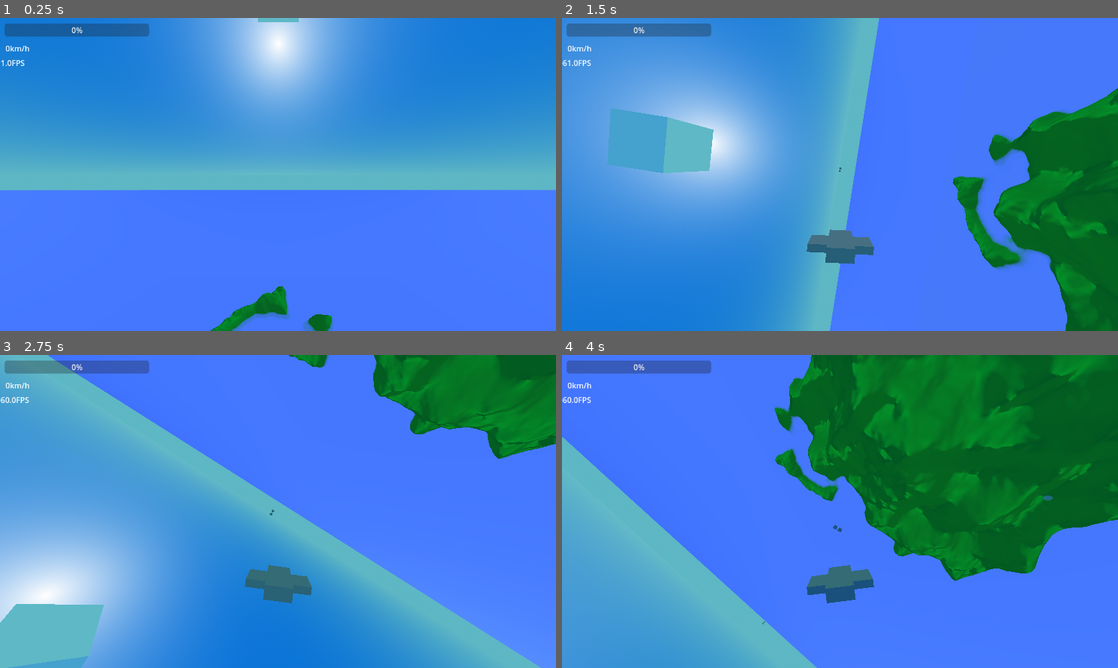
Above: before the commit, frames 1-4 (two rows, left to right).
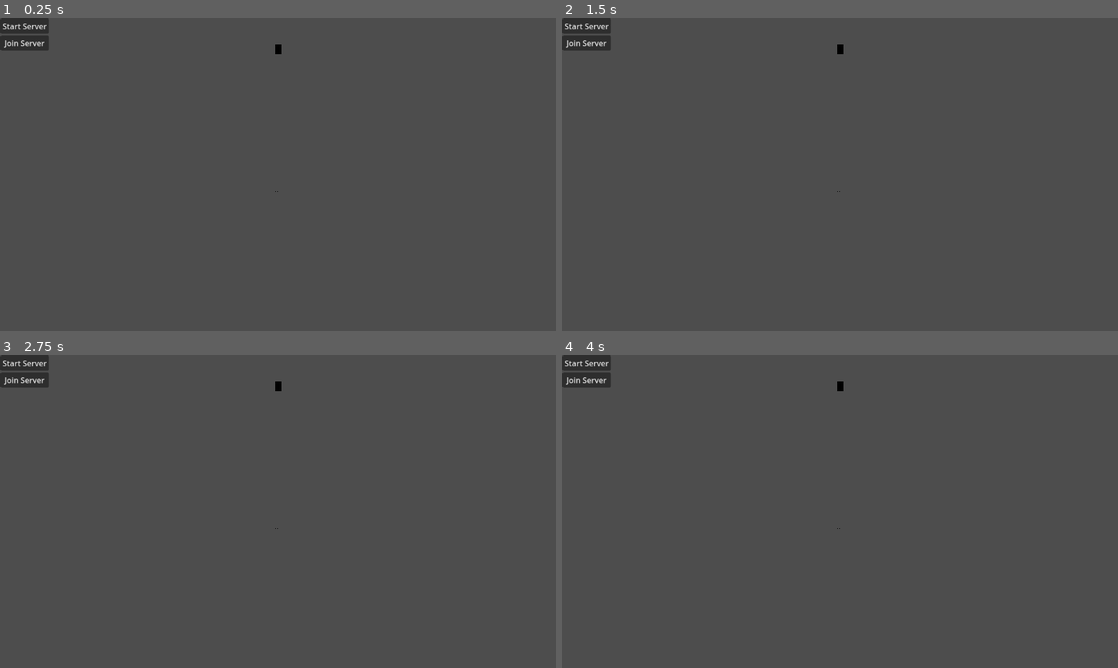
Above: after the commit, the same moments.

Repository: DnumdeYevoc/Plane-Game
Game: Godot game, scene res://Scenes/game.tscn
Two runs of this game, one before a commit and one after it. Both use one fixed random seed, a clock stepped at 60 frames per second and the inputs below.
Inputs (mouse positions are in pixels of both pictures, inside the frame that each line leads up to):
- Up to frame 1 (0.25 s): no input
- Up to frame 2 (1.5 s): move the mouse to (962, 158) at 0.52 s; hold E (roll_right) 0.53-1.28 s; click (962, 158) at 0.6 s; move the mouse to (728, 190) at 1.27 s; hold W (pitch_down) from 1.28 s (still down); tap Space (turbo) at 1.35 s
- Up to frame 3 (2.75 s): move the mouse to (333, 442) at 2.02 s; release W (pitch_down) at 2.03 s; hold E (roll_right) from 2.03 s (still down); click (333, 442) at 2.1 s
- Up to frame 4 (4 s): move the mouse to (812, 574) at 2.77 s; release E (roll_right) at 2.78 s; hold S (pitch_up) 2.78-3.53 s; tap Space (turbo) at 2.85 s; move the mouse to (1006, 558) at 3.52 s; hold Q (roll_left) from 3.53 s (still down); click (1006, 558) at 3.6 s

The runs differ from the first frame. In frame 1, 100% of the frame differs, in the area x 0-100%, y 0-100%; in frame 2, 100%; in frame 3, 100%; in frame 4, 100%.

Commit message:
finished multiplayer tutorial, doesnt work yet

Diff:
--- /dev/null
+++ b/finalproject/Multiplayer/Scripts/PacketTypes/ID_assignment.gd
@@ -0,0 +1,32 @@
+class_name IDAssignment extends PacketInfo
+
+var id: int
+var remoted_ids : Array[int]
+
+static func create(id: int, remote_ids: Array[int]) -> IDAssignment:
+	var info : IDAssignment = IDAssignment.new()
+	info.packet_type = PACKET_TYPE.ID_ASSIGNMENT
+	info.flag = ENetPacketPeer.FLAG_RELIABLE
+	info.id = id
+	info.remoted_ids = remote_ids
+	return info
+
+static func create_from_data(data: PackedByteArray) -> IDAssignment:
+	var info: IDAssignment = IDAssignment.new()
+	info.decode(data)
+	return info
+
+func encode() -> PackedByteArray:
+	var data : PackedByteArray = super.encode()
+	data.resize(2+remoted_ids.size())
+	data.encode_u8(1, id)
+	for i in remoted_ids.size():
+		var id: int = remoted_ids[i]
+		data.encode_u8(2+i, id)
+	return data #lowkey dont know what remoeted_ids does
+
+
+func decode(data: PackedByteArray) -> void:
+	super.decode(data)
+	for i in range(2, data.size()):
+		remoted_ids.append(data.decode_u8(i))
--- /dev/null
+++ b/finalproject/Multiplayer/Scripts/PacketTypes/packet_info.gd
@@ -0,0 +1,31 @@
+
+class_name PacketInfo
+
+enum PACKET_TYPE {
+	ID_ASSIGNMENT = 0,
+	PLAYER_POSITION = 10,
+}
+
+var packet_type: PACKET_TYPE
+var flag :int
+
+
+#override  function in derived classes
+func encode() -> PackedByteArray:
+	var data : PackedByteArray
+	data.resize(1)
+	data.encode_u8(0, packet_type)
+	return data
+
+
+#override  function in derived classes
+func decode(data : PackedByteArray) -> void:
+	packet_type = data.decode_u8(0)
+
+
+func send(target: ENetPacketPeer) -> void:
+	target.send(0, encode(), flag)
+
+
+func broadcast(server: ENetConnection) -> void:
+	server.broadcast(0, encode(), flag)
--- /dev/null
+++ b/finalproject/Multiplayer/Scripts/PacketTypes/player_position.gd
@@ -0,0 +1,34 @@
+class_name PlayerPosition extends PacketInfo
+
+var id: int
+var position: Vector3
+
+static func create(id: int, position: Vector3) -> PlayerPosition:
+	var info : PlayerPosition = PlayerPosition.new()
+	info.packet_type = PACKET_TYPE.PLAYER_POSITION
+	info.flag = ENetPacketPeer.FLAG_UNSEQUENCED
+	info.id = id
+	info.position = position
+	return info
+
+static func create_from_data(data: PackedByteArray) -> PlayerPosition:
+	var info: PlayerPosition = PlayerPosition.new()
+	info.decode(data)
+	return info
+
+
+func encode() -> PackedByteArray:
+	var data: PackedByteArray  = super.encode()
+	data.resize(10)
+	data.encode_u8(1,id)
+	#floats take 4 btyes of data
+	data.encode_float(2, position.x)
+	data.encode_float(6, position.y)
+	data.encode_float(10, position.z)
+
+	return data
+
+func decode(data: PackedByteArray) -> void:
+	super.decode(data)
+	id = data.decode_u8(1)
+	position = Vector3(data.decode_float(2), data.decode_float(6), data.decode_u8(10))
--- /dev/null
+++ b/finalproject/Multiplayer/Scripts/client_network_globals.gd
@@ -0,0 +1,36 @@
+extends Node
+
+signal handle_local_id_assignment(local_id: int)
+signal handle_remote_id_assignment(remote_id: int)
+signal handle_player_position(player_position: PlayerPosition)
+
+
+var id : int = -1
+var remote_ids: Array[int]
+
+func _ready() -> void:
+	NetworkHandler.on_client_packet.connect(on_client_packet)
+
+func on_client_packet(data: PackedByteArray)-> void:
+	var packet_type : int = data.decode_u8(0)
+
+	match packet_type:
+		PacketInfo.PACKET_TYPE.ID_ASSIGNMENT:
+			manage_ids(IDAssignment.create_from_data(data))
+		PacketInfo.PACKET_TYPE.PLAYER_POSITION:
+			handle_player_position.emit(PlayerPosition.create_from_data(data))
+
+		_:
+			push_error("Packet type with index", data[0], "unhandled")
+
+
+func manage_ids(id_assignment:IDAssignment )-> void:
+	if id == -1:
+		id = id_assignment.id
+		handle_local_id_assignment.emit(id_assignment.id)
+		for remote_id in remote_ids:
+			if remote_id == id : continue
+			handle_remote_id_assignment.emit(remote_id)
+	else:
+		remote_ids.append(id_assignment.id)
+		handle_remote_id_assignment.emit(id_assignment.id)
--- /dev/null
+++ b/finalproject/Multiplayer/Scripts/server_network_globals.gd
@@ -0,0 +1,32 @@
+extends Node
+
+signal handle_player_position(peer_id:int, player_position: PlayerPosition)
+
+var peer_ids: Array[int]
+
+func _ready() -> void:
+	NetworkHandler.on_peer_connected.connect(on_peer_connected)
+	NetworkHandler.on_peer_disconnected.connect(on_peer_disconnected)
+	NetworkHandler.on_server_packet.connect(on_server_packet)
+
+func on_peer_connected (peer_id: int) -> void:
+	peer_ids.append(peer_id)
+
+	#send ID data over the network
+	IDAssignment.create(peer_id, peer_ids).broadcast(NetworkHandler.connection)
+
+
+
+func on_peer_disconnected(peer_id : int) -> void:
+	peer_ids.erase(peer_id)
+
+	#ooptional IDunassignment type and broadcast to still connected players IDK why u want to do that but ig
+
+func on_server_packet(peer_id: int, data: PackedByteArray) -> void:
+	var packet_type : int = data.decode_u8(0)
+	match packet_type:
+		PacketInfo.PACKET_TYPE.PLAYER_POSITION:
+			handle_player_position.emit(peer_id, PlayerPosition.create_from_data(data))
+
+		_:
+			push_error("packet type with index", data[0], "unhandled")
--- a/finalproject/Scenes/game.tscn
+++ b/finalproject/Scenes/game.tscn
@@ -1,13 +1,10 @@
 [gd_scene load_steps=4 format=3 uid="uid://dxk644sdwqkir"]
 
-[ext_resource type="PackedScene" uid="uid://b6713dtnbcff" path="res://Scenes/plane.tscn" id="1_qxrlw"]
 [ext_resource type="PackedScene" uid="uid://djt0rltwg8ngs" path="res://Scenes/other_player.tscn" id="2_wrm1d"]
-[ext_resource type="PackedScene" uid="uid://mbpmm2hagsc7" path="res://Scenes/world.tscn" id="3_wrm1d"]
+[ext_resource type="PackedScene" uid="uid://j56tvlul421h" path="res://Scenes/player_spawner.tscn" id="3_3dryh"]
+[ext_resource type="PackedScene" uid="uid://rtr6y61uhb04" path="res://Scenes/network_ui.tscn" id="4_wowpa"]
 
 [node name="Game" type="Node"]
-
-[node name="Plane" parent="." instance=ExtResource("1_qxrlw")]
-transform = Transform3D(1, 0, 0, 0, 1, 0, 0, 0, 1, 0, 413.72, 0)
 
 [node name="OtherPlayer" parent="." instance=ExtResource("2_wrm1d")]
 transform = Transform3D(20, 0, 0, 0, 20, 0, 0, 0, 20, 0, 486.944, -60.1549)
@@ -18,7 +15,9 @@
 [node name="OtherPlayer3" parent="." instance=ExtResource("2_wrm1d")]
 transform = Transform3D(2, 0, 0, 0, 2, 0, 0, 0, 2, -9.90426, 19.9806, -60.1549)
 
-[node name="World" parent="." instance=ExtResource("3_wrm1d")]
-
 [node name="Camera3D" type="Camera3D" parent="."]
 transform = Transform3D(1, 0, 0, 0, 1, 0, 0, 0, 1, 0, 74.0588, 609.15)
+
+[node name="player_spawner" parent="." instance=ExtResource("3_3dryh")]
+
+[node name="Network_UI" parent="." instance=ExtResource("4_wowpa")]
--- /dev/null
+++ b/finalproject/Scenes/player_spawner.tscn
@@ -0,0 +1,6 @@
+[gd_scene load_steps=2 format=3 uid="uid://j56tvlul421h"]
+
+[ext_resource type="Script" uid="uid://cc5tis8n56whb" path="res://Scripts/player_spawner.gd" id="1_6jqeu"]
+
+[node name="player_spawner" type="Node"]
+script = ExtResource("1_6jqeu")
--- a/finalproject/Scripts/collision_chunk.gd
+++ b/finalproject/Scripts/collision_chunk.gd
@@ -15,6 +15,7 @@
 var chunk_size : Vector2i
 
 func _ready() -> void:
+	await player
 	disabled = true
 	chunk_size = world_size/chunk_amount
 	generate_mesh()
@@ -46,6 +47,7 @@
 
 func _physics_process(delta: float) -> void:
 	#if within chunk + margin
+	if ! player : return
 	if player.global_position.x >= (position.x-chunk_size.x/2) -margin and player.global_position.x <= (position.x + chunk_size.x/2)  + margin and player.global_position.z >= (position.z -chunk_size.y/2) - margin and player.global_position.z<= (position.z + chunk_size.y/2) + margin:
 		disabled = false
 	else:
--- a/finalproject/Scripts/plane_controller.gd
+++ b/finalproject/Scripts/plane_controller.gd
@@ -1,6 +1,12 @@
 extends CharacterBody3D
 
 @export var plane_type : Resource
+#multiplayer variables
+#whether or not you are server
+var is_authority: bool:
+	get: return !NetworkHandler.is_server && owner_id == ClientNetworkGlobals.id
+var owner_id: int
+
 #customizable variables by type
 #handling
 var max_speed : float
@@ -55,8 +61,29 @@
 
 var t_cooldown := 0
 var h_cooldown := 0
+#handle multiplayer
+func _enter_tree() -> void:
+	ServerNetworkGlobals.handle_player_position.connect(server_handle_player_position)
+	ClientNetworkGlobals.handle_player_position.connect(client_handle_player_position)
+
+func _exit_tree() -> void:
+	ServerNetworkGlobals.handle_player_position.disconnect(server_handle_player_position)
+	ClientNetworkGlobals.handle_player_position.disconnect(client_handle_player_position)
+
+func server_handle_player_position(peer_id:int, player_position: PlayerPosition)->void:
+	if owner_id != peer_id: return
+
+	global_position = player_position.position
+	PlayerPosition.create(owner_id, global_position).broadcast(NetworkHandler.connection)
+
+func client_handle_player_position(player_position: PlayerPosition)-> void:
+	if is_authority or owner_id != player_position.id : return
+
+	global_position = player_position.position
 
 func _ready() -> void:
+
+	cam.current = true
 	#set variables from resource
 	max_speed = plane_type.max_speed
 	acceleration = plane_type.acceleration
@@ -167,6 +194,8 @@
 							bullet.target = target
 				projectile_manager.add_child(bullet)
 func _physics_process(delta: float) -> void:
+	#multiplayer handling
+	if !is_authority: return
 	#input
 	get_input(delta)
 
@@ -192,3 +221,5 @@
 	#move forward
 	velocity = -transform.basis.z*cur_speed
 	move_and_slide()
+
+	PlayerPosition.create(owner_id, global_position).send(NetworkHandler.server_peer)
--- /dev/null
+++ b/finalproject/Scripts/player_spawner.gd
@@ -0,0 +1,16 @@
+extends Node
+
+const PLANE = preload("res://Scenes/plane.tscn")
+
+func _ready() -> void:
+	NetworkHandler.on_peer_connected.connect(spawn_player)
+	ClientNetworkGlobals.handle_local_id_assignment.connect(spawn_player)
+	ClientNetworkGlobals.handle_remote_id_assignment.connect(spawn_player)
+
+
+func spawn_player(id: int) -> void:
+	var player = PLANE.instantiate()
+	player.owner_id = id
+	player.name = str(id) #optional
+
+	call_deferred("add_child",player)
--- a/finalproject/project.godot
+++ b/finalproject/project.godot
@@ -18,6 +18,8 @@
 [autoload]
 
 NetworkHandler="*res://Multiplayer/Scripts/network_handler.gd"
+ClientNetworkGlobals="*res://Multiplayer/Scripts/client_network_globals.gd"
+ServerNetworkGlobals="*res://Multiplayer/Scripts/server_network_globals.gd"
 
 [display]
 
Not shown, added: finalproject/Multiplayer/Scripts/PacketTypes/ID_assignment.gd.uid
Not shown, added: finalproject/Multiplayer/Scripts/PacketTypes/packet_info.gd.uid
Not shown, added: finalproject/Multiplayer/Scripts/PacketTypes/player_position.gd.uid
Not shown, added: finalproject/Multiplayer/Scripts/client_network_globals.gd.uid
Not shown, added: finalproject/Multiplayer/Scripts/server_network_globals.gd.uid
Renamed: finalproject/network_ui.tscn -> finalproject/Scenes/network_ui.tscn
Not shown, added: finalproject/Scripts/player_spawner.gd.uid
